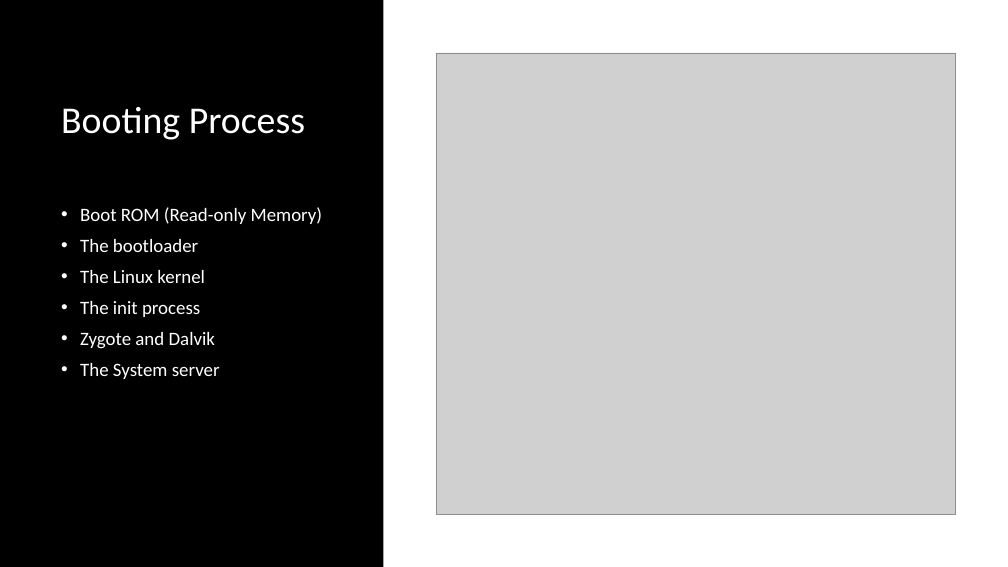
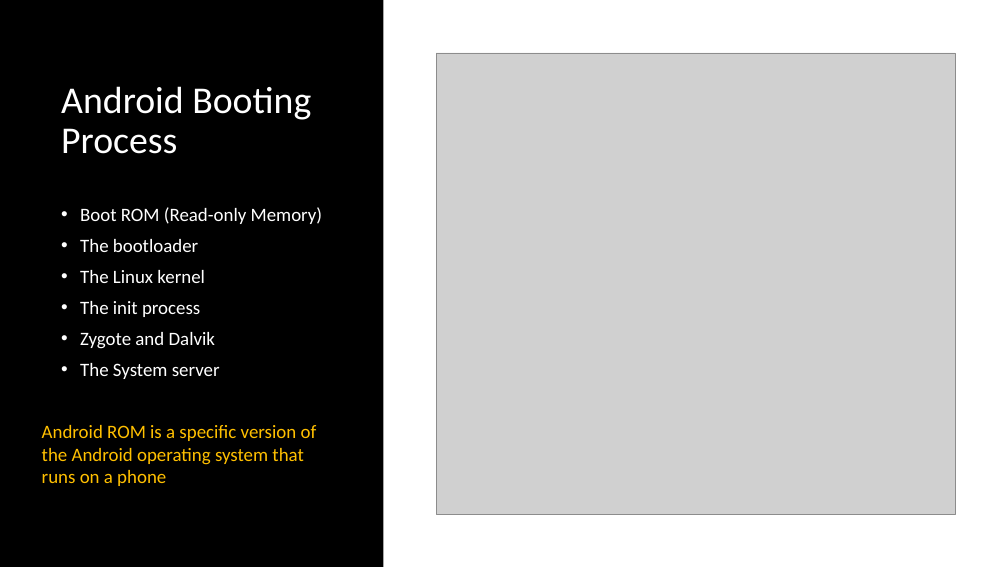
Before and after one commit to frankwxu/digital-forensics-lab, a slide deck: slide 20 of Andriod10/0_Intro_Pixel3_Andriod10.pptx (slide 16 before the commit). Drawn at 1008x567 pixels with LibreOffice and Linux fonts; fonts in the diff are those of the drawing; grey boxes stand for pictures; background and template pictures are left out. Boxes give left, top, right and bottom in pixels: in the first picture for what was removed or moved away, otherwise in the second. Text is boxed around its words. In the diff, an @@ line names an element or a change of style, - is before the commit and + after.

```diff
--- a/Andriod10/0_Intro_Pixel3_Andriod10.pptx
+++ b/Andriod10/0_Intro_Pixel3_Andriod10.pptx
@@ title at box(61, 86, 311, 154): text changed @@
-Booting Process
+Android Booting Process
@@ text added at box(42, 425, 317, 486), 18 pt, text #FFC000 @@
+Android ROM is a specific version of the Android operating system that runs on a phone
```
Also in this commit, not shown: 10 other slides changed, 4 slides added, 1 other file.
